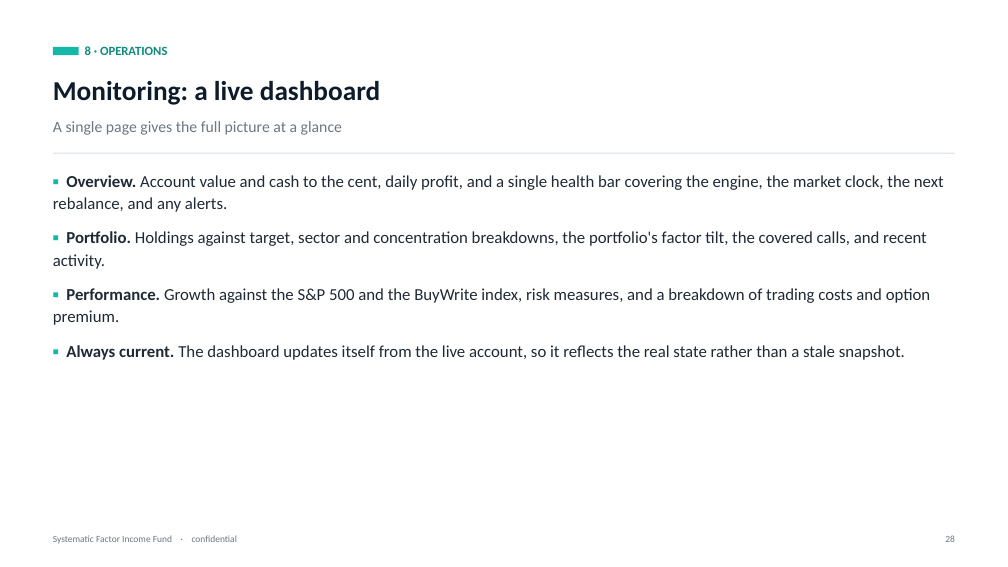
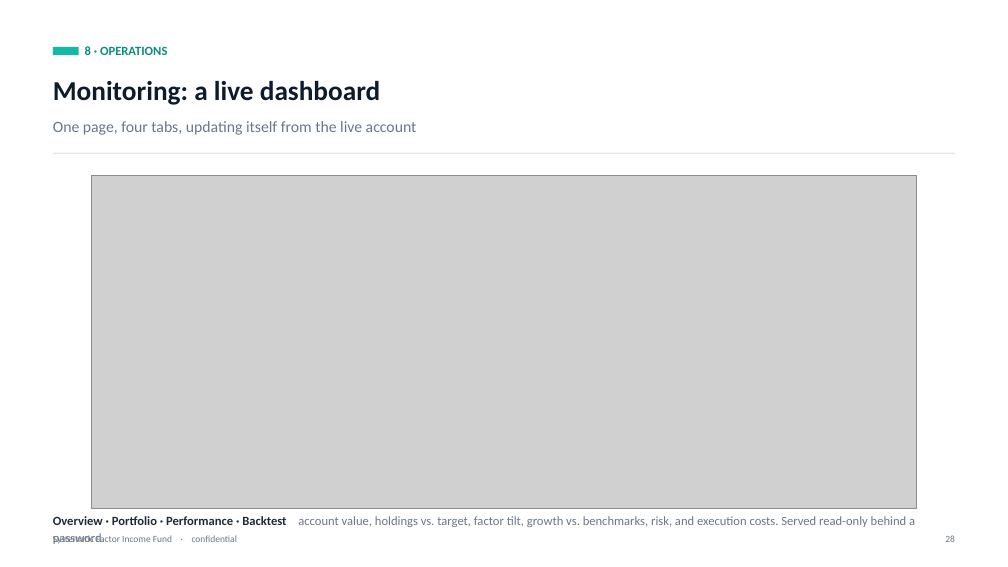
Before and after one commit to diegogomezpy/Portfolio_Algo_Trader, a slide deck: slide 37 of presentation/Systematic-Factor-Income-Fund.pptx. Drawn at 1008x567 pixels with LibreOffice and Linux fonts; fonts in the diff are those of the drawing; grey boxes stand for pictures. Boxes give left, top, right and bottom in pixels: in the first picture for what was removed or moved away, otherwise in the second. Text is boxed around its words. In the diff, an @@ line names an element or a change of style, - is before the commit and + after.

```diff
--- a/presentation/Systematic-Factor-Income-Fund.pptx
+++ b/presentation/Systematic-Factor-Income-Fund.pptx
@@ text at (x1=53, y1=121, x2=417, y2=135): text changed @@
-A single page gives the full picture at a glance
+One page, four tabs, updating itself from the live account
@@ text removed at (x1=53, y1=175, x2=944, y2=360) @@
-▪ Overview. Account value and cash to the cent, daily profit, and a single health bar covering the engine, the market clock, the next rebalance, and any alerts.
-▪ Portfolio. Holdings against target, sector and concentration breakdowns, the portfolio's factor tilt, the covered calls, and recent activity.
-▪ Performance. Growth against the S&P 500 and the BuyWrite index, risk measures, and a breakdown of trading costs and option premium.
-▪ Always current. The dashboard updates itself from the live account, so it reflects the real state rather than a stale snapshot.
@@ picture added at (x1=91, y1=175, x2=916, y2=508) @@
@@ text added at (x1=53, y1=516, x2=915, y2=544), 12 pt, text #6B7787 @@
+Overview · Portfolio · Performance · Backtest account value, holdings vs. target, factor tilt, growth vs. benchmarks, risk, and execution costs. Served read-only behind a password.
```
Also in this commit, not shown: 12 other slides changed, 1 other file.
